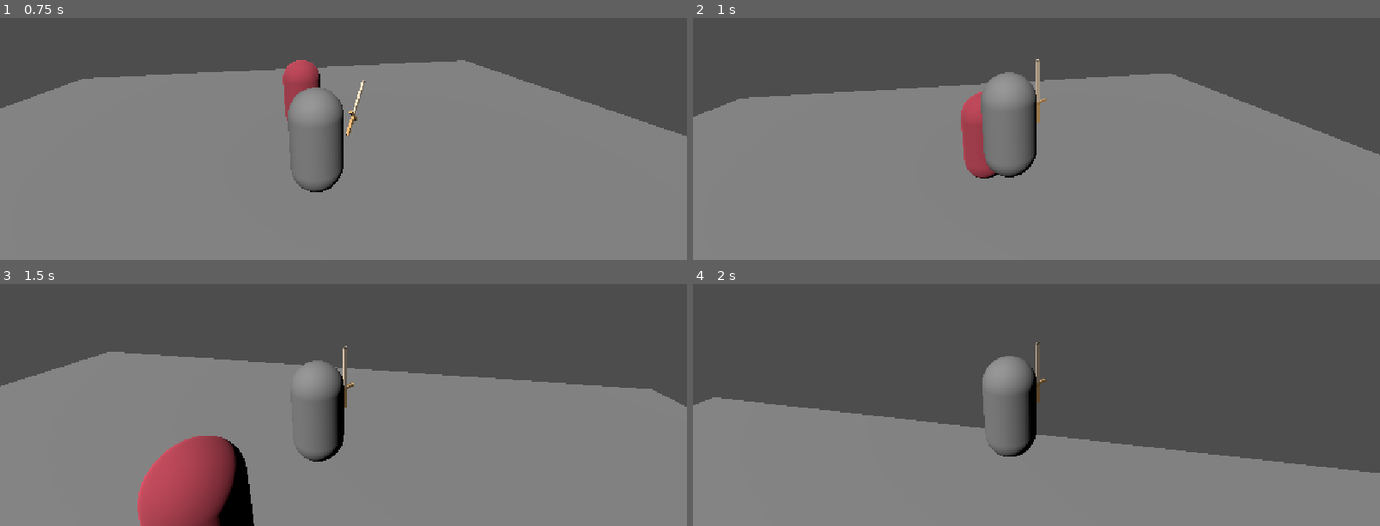
Above: before the commit, frames 1-4 (two rows, left to right).
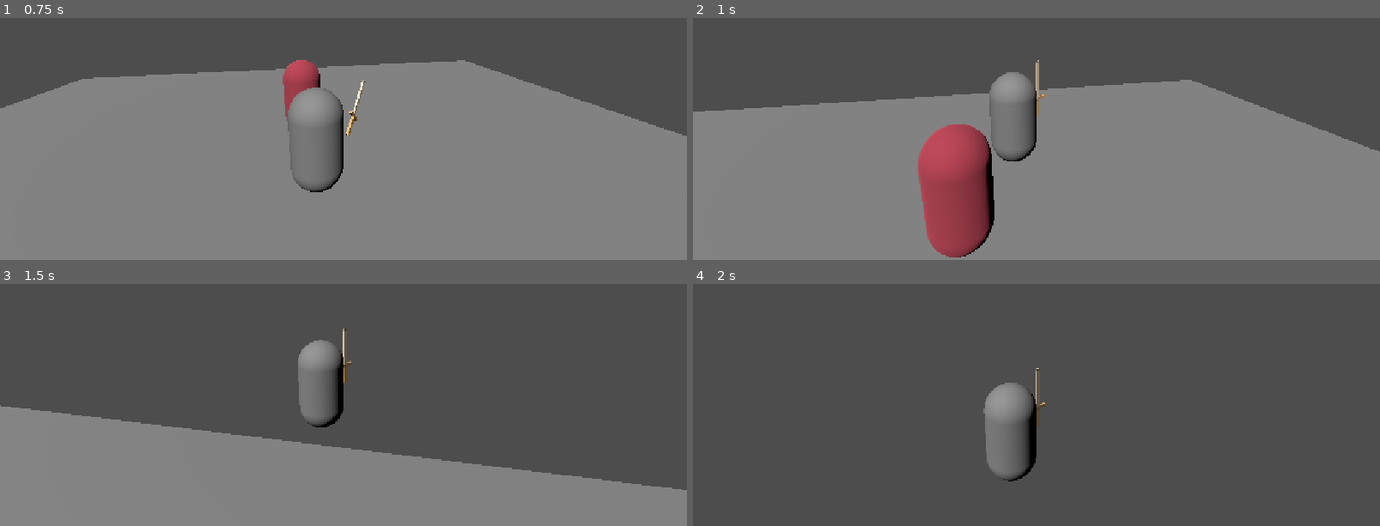
Above: after the commit, the same moments.

Repository: felipeallen20/valero-arpg
Game: Godot game, scene res://scenes/world.tscn
The game is run twice, just before and just after one commit, with the same random seed, the same clock (stepped at 60 frames per second) and the same inputs. The project has no main scene, so this scene is started directly.
Inputs (mouse positions are in pixels of both pictures, inside the frame that each line leads up to):
- Up to frame 1 (0.75 s): move the mouse to (377, 66) at 0.52 s; press the mouse at (377, 66) at 0.53 s; hold W (forward) from 0.53 s (still down)
- Up to frame 2 (1 s): keep holding W (forward); tap Space (jump) at 0.77 s; tap Shift (dodge) at 0.8 s
- Up to frame 3 (1.5 s): keep holding W (forward); move the mouse to (309, 334) at 1.27 s; release the mouse at (309, 334) at 1.28 s; tap Shift (dodge) at 1.35 s
- Up to frame 4 (2 s): keep holding W (forward); tap Space (jump) at 1.52 s; click (1002, 334) at 1.55 s

Frame 1 is identical in both runs. In frame 2, 8.1% of the frame differs, in the area x 0-100%, y 17-99%; in frame 3, 36%; in frame 4, 39%, in the area x 0-100%, y 24-100%.

Commit message:
dash added to the player movement

Diff:
--- a/valero/scripts/player/player.gd
+++ b/valero/scripts/player/player.gd
@@ -27,8 +27,20 @@
 const JUMP_BUFFER_TIME := 0.12   # Segundos que se recuerda una pulsación de salto.
 
 const TURN_SPEED := 18.0         # Rapidez con la que el cuerpo encara hacia la marcha.
-var dodge_speed := 8.0
-const dodge_iframes := 7.5
+
+# --- Dash ---
+const DODGE_SPEED := 24.0        # Velocidad inicial del dash (m/s).
+const DODGE_DURATION := 0.25     # ≈ 3.4 m de distancia con la curva de abajo.
+const DODGE_COOLDOWN := 0.40
+const DODGE_IFRAMES := 0.22
+
+var _is_dodging := false
+var _dodge_time_left := 0.0
+var _dodge_cooldown_left := 0.0
+var _dodge_direction := Vector3.ZERO
+var _is_invulnerable := false
+var _iframe_time_left := 0.0
+var _air_dash_available := true
 
 # --- Referencias ---
 @onready var _camera_pivot: Node3D = $ThirdPerson
@@ -50,15 +62,22 @@
 
 
 func _physics_process(delta: float) -> void:
+	_update_dodge_timers(delta)
 	_update_jump_assist(delta)
 	_apply_gravity(delta)
 	_try_jump()
-	_try_attack()
-
-	var direction := _input_direction()
-	_apply_horizontal_movement(direction, delta)
+	_try_dodge()
+
+	if _is_dodging:
+		_apply_dodge_movement()
+	else:
+		_try_attack()
+
+		var direction := _input_direction()
+		_apply_horizontal_movement(direction, delta)
+		_turn_body(direction, delta)
+
 	move_and_slide()
-	_turn_body(direction, delta)
 
 
 # --- Salto ---
@@ -142,3 +161,66 @@
 		return  # con el mouse liberado (Esc) el clic no debe atacar
 	if Input.is_action_pressed("attack"):
 		_weapon.attack()
+
+# --- Dash ---
+func _try_dodge() -> void:
+	if not Input.is_action_just_pressed("dodge"):
+		return
+	if _is_dodging or _dodge_cooldown_left > 0.0:
+		return
+	# Un solo dash en el aire por salto; se recarga al tocar el suelo.
+	if not is_on_floor() and not _air_dash_available:
+		return
+	_start_dodge()
+
+
+func _start_dodge() -> void:
+	_is_dodging = true
+	_dodge_time_left = DODGE_DURATION
+	_dodge_cooldown_left = DODGE_COOLDOWN
+
+	if not is_on_floor():
+		_air_dash_available = false
+
+	# Si hay input, se dashea hacia donde pulsas; si no, hacia donde mira el cuerpo.
+	var dir := _input_direction()
+	if dir == Vector3.ZERO:
+		dir = -global_basis.z
+	dir.y = 0.0
+	_dodge_direction = dir.normalized()
+
+	# El cuerpo encara el dash al instante (el giro normal está pausado durante el dash).
+	rotation.y = atan2(-_dodge_direction.x, -_dodge_direction.z)
+
+	_is_invulnerable = true
+	_iframe_time_left = DODGE_IFRAMES
+
+
+func _apply_dodge_movement() -> void:
+	# Arranca a DODGE_SPEED y baja hasta SPEED: sale con tirón y termina
+	# fluido, enlazando con la carrera sin frenazo.
+	var t := 1.0 - (_dodge_time_left / DODGE_DURATION)
+	var speed := lerpf(DODGE_SPEED, SPEED, t * t)
+	velocity.x = _dodge_direction.x * speed
+	velocity.z = _dodge_direction.z * speed
+
+	# En el aire el dash es horizontal: sin gravedad mientras dura.
+	if not is_on_floor():
+		velocity.y = 0.0
+
+
+func _update_dodge_timers(delta: float) -> void:
+	_dodge_cooldown_left = maxf(_dodge_cooldown_left - delta, 0.0)
+
+	if is_on_floor():
+		_air_dash_available = true
+
+	if _is_dodging:
+		_dodge_time_left -= delta
+		if _dodge_time_left <= 0.0:
+			_is_dodging = false
+
+	if _is_invulnerable:
+		_iframe_time_left -= delta
+		if _iframe_time_left <= 0.0:
+			_is_invulnerable = false
